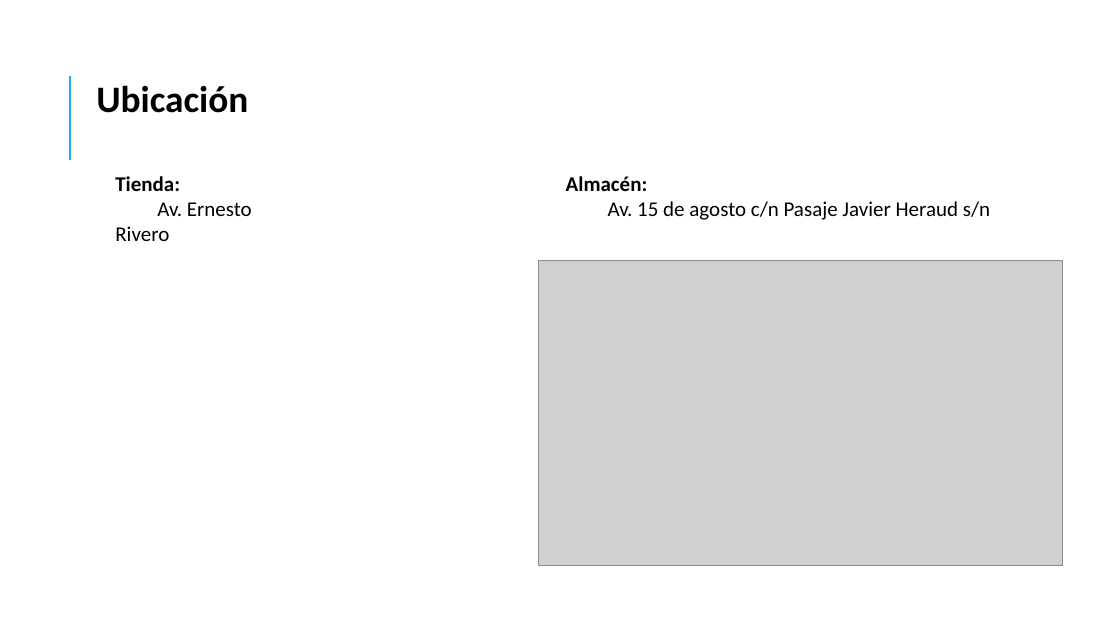
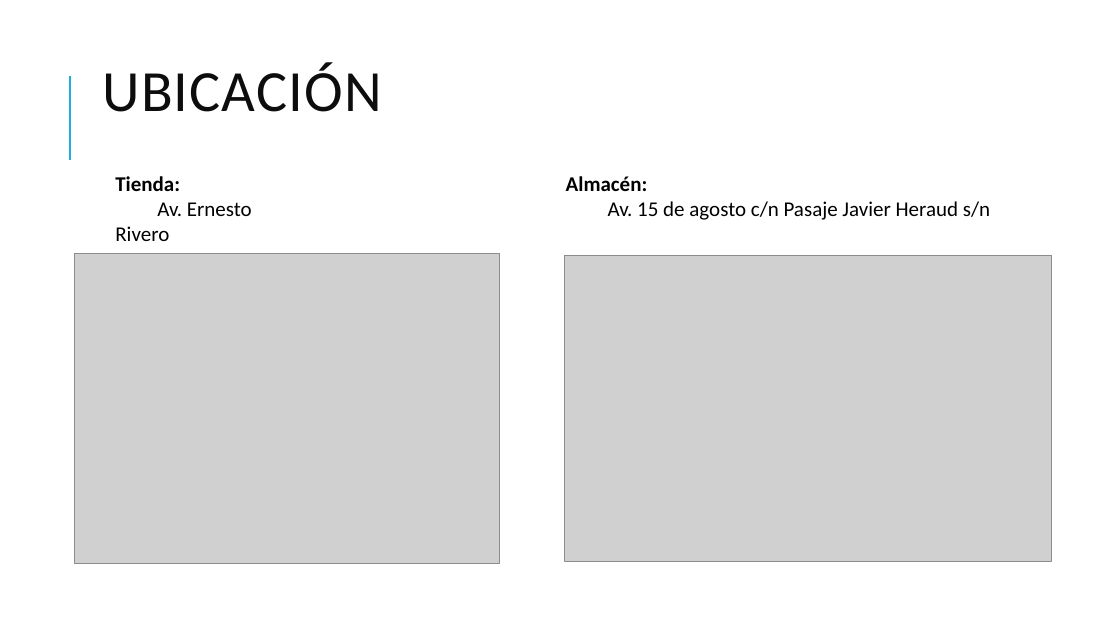
Before and after one commit to alexscito/administracion_de_empresas, a slide deck: slide 8 of Plan de negocios.pptx (slide 5 before the commit). Drawn at 1120x630 pixels with LibreOffice and Linux fonts; fonts in the diff are those of the drawing; grey boxes stand for pictures. Boxes give left, top, right and bottom in pixels: in the first picture for what was removed or moved away, otherwise in the second. Text is boxed around its words. In the diff, an @@ line names an element or a change of style, - is before the commit and + after.

```diff
--- a/Plan de negocios.pptx
+++ b/Plan de negocios.pptx
@@ title "UBICACIÓN" at (102,63,381,112): vertical alignment top to middle @@
@@ title at (102,63,381,112): text changed; size 32 to 50 pt; text colour #000000 to #0D0D0D; bold off @@
-  Ubicación
+UBICACIÓN
@@ picture added at (75,254,500,564) @@
@@ picture: place and size @@
-picture at (539,260,1063,566)
+picture at (565,255,1052,561)
```
Also in this commit, not shown: 5 other slides changed, 4 slides added, 2 other files.
